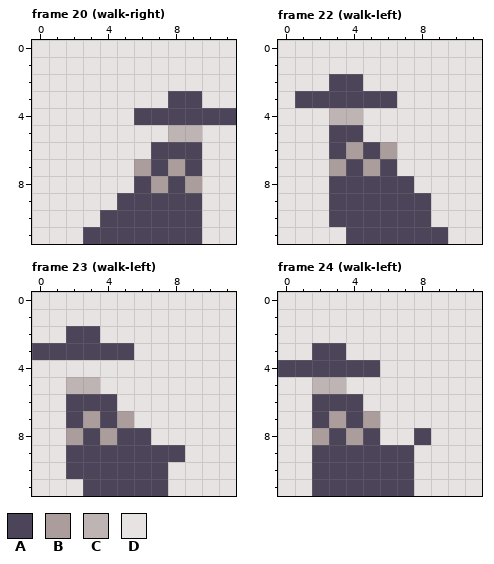
One commit to this pixel-art file: game/player/assets/walking-animation-player.aseprite. The first picture shows the starting point.
12x12 pixels, 40 frames. Shown: frame 20 (walk-right), frame 22 (walk-left), frame 23 (walk-left), frame 24 (walk-left). The commit also changed other frames, which this record leaves out.
Visible layers, top first: "Layer 1", "Layer 2".
Palette (. is transparent): A #4c4458  B #ac9d9d  C #bfb4b4  D #e7e3e3
Pixels before, frame 20 (walk-right), first column x 0:
 0 DDDDDDDDDDDD
 1 DDDDDDDDDDDD
 2 DDDDDDDDDDDD
 3 DDDDDDDDAADD
 4 DDDDDDAAAAAA
 5 DDDDDDDDCCDD
 6 DDDDDDDAAADD
 7 DDDDDDBABADD
 8 DDDDDDABABDD
 9 DDDDDAAAAADD
10 DDDDAAAAAADD
11 DDDAAAAAAADD
Pixels before, frame 22 (walk-left), first column x 0:
 0 DDDDDDDDDDDD
 1 DDDDDDDDDDDD
 2 DDDAADDDDDDD
 3 DAAAAAADDDDD
 4 DDDCCDDDDDDD
 5 DDDAADDDDDDD
 6 DDDABABDDDDD
 7 DDDBABADDDDD
 8 DDDAAAAADDDD
 9 DDDAAAAAADDD
10 DDDAAAAAADDD
11 DDDDAAAAAADD
Pixels before, frame 23 (walk-left), first column x 0:
 0 DDDDDDDDDDDD
 1 DDDDDDDDDDDD
 2 DDAADDDDDDDD
 3 AAAAAADDDDDD
 4 DDDDDDDDDDDD
 5 DDCCDDDDDDDD
 6 DDAAADDDDDDD
 7 DDABABDDDDDD
 8 DDBABAADDDDD
 9 DDAAAAAAADDD
10 DDAAAAAADDDD
11 DDDAAAAADDDD
Pixels before, frame 24 (walk-left), first column x 0:
 0 DDDDDDDDDDDD
 1 DDDDDDDDDDDD
 2 DDDDDDDDDDDD
 3 DDAADDDDDDDD
 4 AAAAAADDDDDD
 5 DDCCDDDDDDDD
 6 DDAAADDDDDDD
 7 DDABABDDDDDD
 8 DDBABADDADDD
 9 DDAAAAAADDDD
10 DDAAAAAADDDD
11 DDAAAAAADDDD
Once edited:
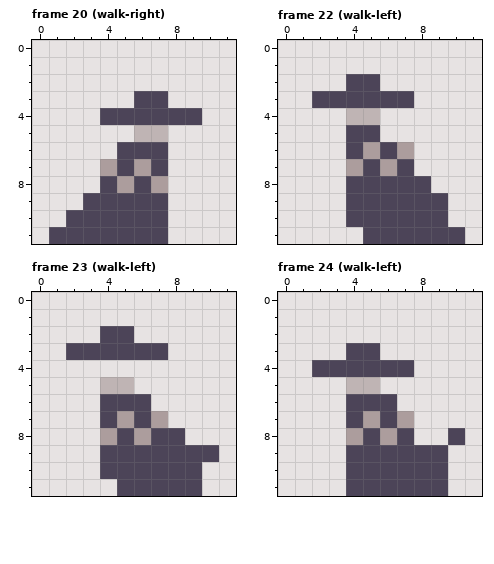
Commit message: Updated player walk animations
Edits made:
{"where": "frame 20 (walk-right), layer \"Layer 1\""}
{"frame":20,"y":3,"x":6,"old":"DDAA","new":"AADD"}
{"frame":20,"y":4,"x":4,"old":"DD","new":"AA"}
{"frame":20,"y":4,"x":10,"old":"AA","new":"DD"}
{"frame":20,"y":5,"x":6,"old":"DDCC","new":"CCDD"}
{"frame":20,"y":6,"x":5,"old":"DD","new":"AA"}
{"frame":20,"y":6,"x":8,"old":"AA","new":"DD"}
{"frame":20,"y":7,"x":4,"old":"DD","new":"BA"}
{"frame":20,"y":7,"x":8,"old":"BA","new":"DD"}
{"frame":20,"y":8,"x":4,"old":"DD","new":"AB"}
{"frame":20,"y":8,"x":8,"old":"AB","new":"DD"}
{"frame":20,"y":9,"x":3,"old":"DD","new":"AA"}
{"frame":20,"y":9,"x":8,"old":"AA","new":"DD"}
{"frame":20,"y":10,"x":2,"old":"DD","new":"AA"}
{"frame":20,"y":10,"x":8,"old":"AA","new":"DD"}
{"frame":20,"y":11,"x":1,"old":"DD","new":"AA"}
{"frame":20,"y":11,"x":8,"old":"AA","new":"DD"}
{"where": "frame 22 (walk-left), layer \"Layer 1\""}
{"frame":22,"y":2,"x":3,"old":"A","new":"D"}
{"frame":22,"y":2,"x":5,"old":"D","new":"A"}
{"frame":22,"y":3,"x":1,"old":"A","new":"D"}
{"frame":22,"y":3,"x":7,"old":"D","new":"A"}
{"frame":22,"y":4,"x":3,"old":"C","new":"D"}
{"frame":22,"y":4,"x":5,"old":"D","new":"C"}
{"frame":22,"y":5,"x":3,"old":"A","new":"D"}
{"frame":22,"y":5,"x":5,"old":"D","new":"A"}
{"frame":22,"y":6,"x":3,"old":"ABABD","new":"DABAB"}
{"frame":22,"y":7,"x":3,"old":"BABAD","new":"DBABA"}
{"frame":22,"y":8,"x":3,"old":"A","new":"D"}
{"frame":22,"y":8,"x":8,"old":"D","new":"A"}
{"frame":22,"y":9,"x":3,"old":"A","new":"D"}
{"frame":22,"y":9,"x":9,"old":"D","new":"A"}
{"frame":22,"y":10,"x":3,"old":"A","new":"D"}
{"frame":22,"y":10,"x":9,"old":"D","new":"A"}
{"frame":22,"y":11,"x":4,"old":"A","new":"D"}
{"frame":22,"y":11,"x":10,"old":"D","new":"A"}
{"where": "frame 23 (walk-left), layer \"Layer 1\""}
{"frame":23,"y":2,"x":2,"old":"AADD","new":"DDAA"}
{"frame":23,"y":3,"x":0,"old":"AA","new":"DD"}
{"frame":23,"y":3,"x":6,"old":"DD","new":"AA"}
{"frame":23,"y":5,"x":2,"old":"CCDD","new":"DDCC"}
{"frame":23,"y":6,"x":2,"old":"AA","new":"DD"}
{"frame":23,"y":6,"x":5,"old":"DD","new":"AA"}
{"frame":23,"y":7,"x":2,"old":"AB","new":"DD"}
{"frame":23,"y":7,"x":6,"old":"DD","new":"AB"}
{"frame":23,"y":8,"x":2,"old":"BA","new":"DD"}
{"frame":23,"y":8,"x":6,"old":"ADD","new":"BAA"}
{"frame":23,"y":9,"x":2,"old":"AA","new":"DD"}
{"frame":23,"y":9,"x":9,"old":"DD","new":"AA"}
{"frame":23,"y":10,"x":2,"old":"AA","new":"DD"}
{"frame":23,"y":10,"x":8,"old":"DD","new":"AA"}
{"frame":23,"y":11,"x":3,"old":"AA","new":"DD"}
{"frame":23,"y":11,"x":8,"old":"DD","new":"AA"}
{"where": "frame 24 (walk-left), layer \"Layer 1\""}
{"frame":24,"y":3,"x":2,"old":"AADD","new":"DDAA"}
{"frame":24,"y":4,"x":0,"old":"AA","new":"DD"}
{"frame":24,"y":4,"x":6,"old":"DD","new":"AA"}
{"frame":24,"y":5,"x":2,"old":"CCDD","new":"DDCC"}
{"frame":24,"y":6,"x":2,"old":"AA","new":"DD"}
{"frame":24,"y":6,"x":5,"old":"DD","new":"AA"}
{"frame":24,"y":7,"x":2,"old":"AB","new":"DD"}
{"frame":24,"y":7,"x":6,"old":"DD","new":"AB"}
{"frame":24,"y":8,"x":2,"old":"BA","new":"DD"}
{"frame":24,"y":8,"x":6,"old":"DDA","new":"BAD"}
{"frame":24,"y":8,"x":10,"old":"D","new":"A"}
{"frame":24,"y":9,"x":2,"old":"AA","new":"DD"}
{"frame":24,"y":9,"x":8,"old":"DD","new":"AA"}
{"frame":24,"y":10,"x":2,"old":"AA","new":"DD"}
{"frame":24,"y":10,"x":8,"old":"DD","new":"AA"}
{"frame":24,"y":11,"x":2,"old":"AA","new":"DD"}
{"frame":24,"y":11,"x":8,"old":"DD","new":"AA"}
{"label":"changed","picture_box":[49,91,236,244]}
{"label":"changed","picture_box":[295,74,465,244]}
{"label":"changed","picture_box":[32,326,219,496]}
{"label":"changed","picture_box":[278,343,465,496]}
